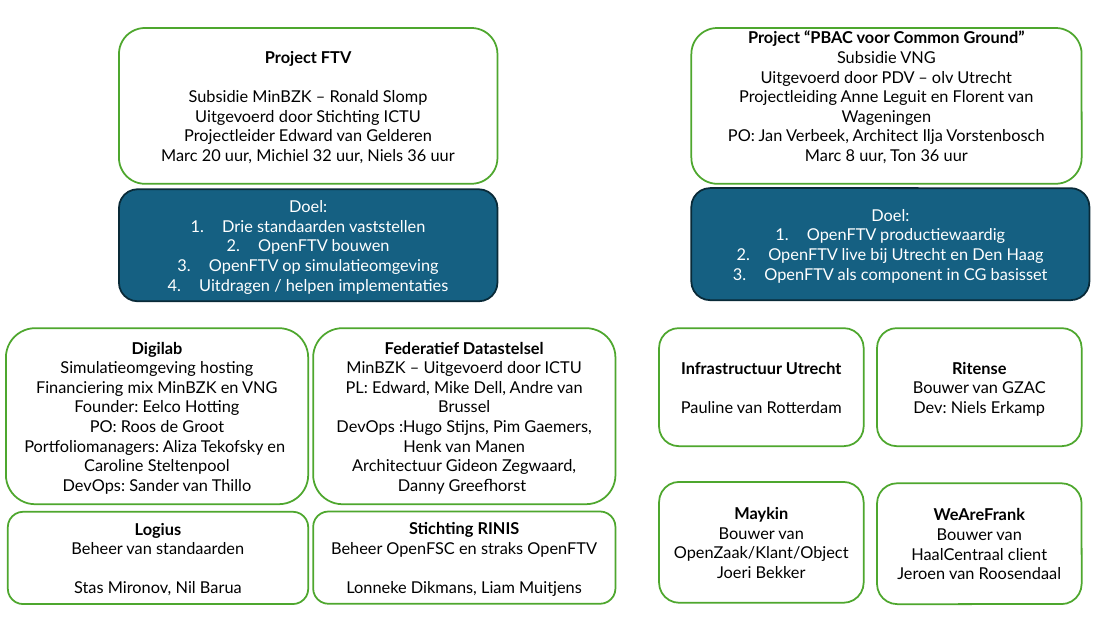
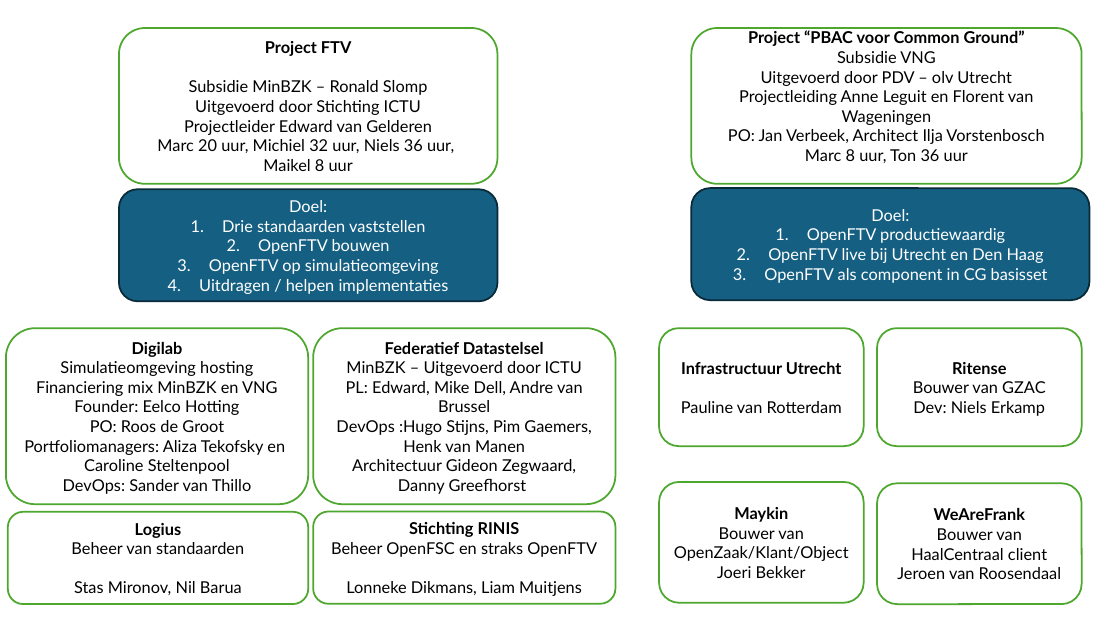
Before and after one commit to VNG-Realisatie/ftv, a slide deck: slide 1 of static/documents/Projectomgeving FTV.pptx. Drawn at 1120x630 pixels with LibreOffice and Linux fonts; fonts in the diff are those of the drawing. Boxes give left, top, right and bottom in pixels: in the first picture for what was removed or moved away, otherwise in the second. Text is boxed around its words. In the diff, an @@ line names an element or a change of style, - is before the commit and + after.

Commit message:
Maikel's naam erbij

```diff
--- a/static/documents/Projectomgeving FTV.pptx
+++ b/static/documents/Projectomgeving FTV.pptx
@@ text in rounded rectangle at [157, 139, 454, 171]: text changed @@
-Marc 20 uur, Michiel 32 uur, Niels 36 uur
+Marc 20 uur, Michiel 32 uur, Niels 36 uur,
+Maikel 8 uur
```
